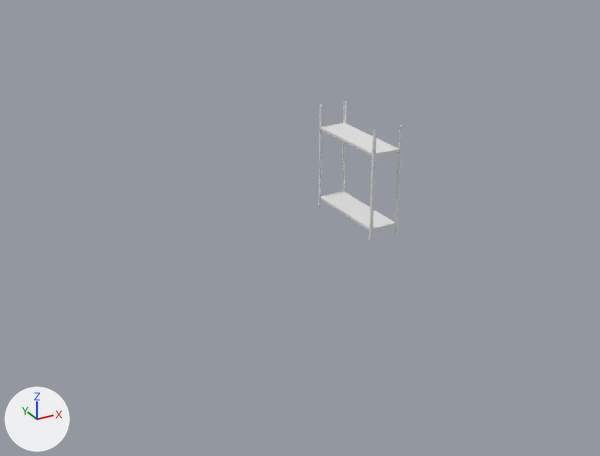
One commit to the Blender file LD42/Assets/_Project/Models/Shelf.blend: the scene before it, then after it.
Camera for both pictures: a 50 mm camera at (-17.3, -26.6, 13.5) aimed at (-3.7, -1.8, 1.1). Lighting does not change. The marker at lower left points along +X, +Y and +Z.

Before the edit, the objects in view are built like this:
```python
me_cube = bpy.data.meshes.new('Cube')
me_cube.from_pydata(...)  # a box spanning x -1.0..1.0, y -1.0..1.0, z -1.0..1.0
me_cube.polygons.foreach_set('use_smooth', [True] * 6)
me_cube_001 = bpy.data.meshes.new('Cube.001')
me_cube_001.from_pydata(...)  # a box spanning x -1.0..1.0, y -1.0..1.0, z -1.0..1.0
me_cube_001.polygons.foreach_set('use_smooth', [True] * 6)
me_cube_002 = bpy.data.meshes.new('Cube.002')
me_cube_002.from_pydata(...)  # 64 vertices, 98 faces; spans x 26.0..31.0, y -101.0..-96.0, z 0.0..0.05
me_cube_002.polygons.foreach_set('use_smooth', [True] * 98)
ob_bottomwoodplank = bpy.data.objects.new('BottomWoodPlank', me_cube)
ob_bottomwoodplank.location = (0.0, 0.0, 0.45)
ob_bottomwoodplank.scale = (0.6, 2.0, 0.05)
_m = ob_bottomwoodplank.modifiers.new('EdgeSplit', 'EDGE_SPLIT')
_m.use_edge_angle = False
ob_metalstructure = bpy.data.objects.new('MetalStructure', me_cube_002)
ob_metalstructure.location = (0.0, 0.0, 0.0)
ob_metalstructure.scale = (0.02, 0.02, 2.0)
_m = ob_metalstructure.modifiers.new('Mirror', 'MIRROR')
_m.use_axis = (True, True, False)
_m = ob_metalstructure.modifiers.new('Array', 'ARRAY')
_m.count = 44
_m.constant_offset_displace = (0.0, 0.0, 0.0)
_m.relative_offset_displace = (0.0, 0.0, 1.0)
_m = ob_metalstructure.modifiers.new('EdgeSplit', 'EDGE_SPLIT')
_m.use_edge_angle = False
ob_topwoodplank = bpy.data.objects.new('TopWoodPlank', me_cube_001)
ob_topwoodplank.location = (0.0, 0.0, 3.5)
ob_topwoodplank.scale = (0.6, 2.0, 0.05)
_m = ob_topwoodplank.modifiers.new('EdgeSplit', 'EDGE_SPLIT')
_m.use_edge_angle = False
```
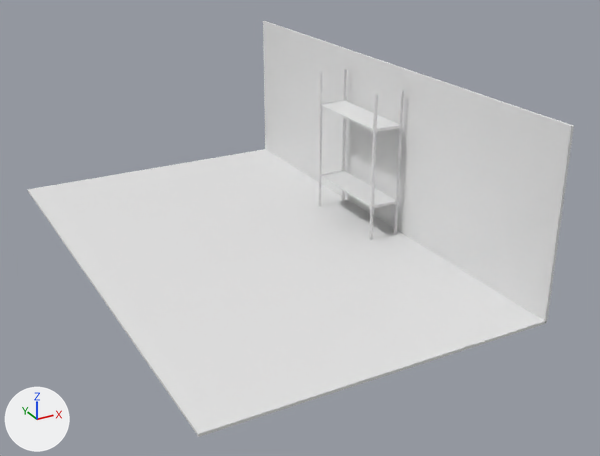
Changed parts and their boxes (x1, y1, x2, y2) in the pictures (600 x 456 px):
```json
{"object": "Ground", "change": "added", "after": [28, 149, 546, 437]}
{"object": "Wall", "change": "added", "after": [263, 21, 574, 323]}
{"object": "BottomWoodPlank", "change": "moved", "before": [320, 191, 396, 231], "after": [320, 171, 396, 208]}
{"object": "TopWoodPlank", "change": "moved", "before": [321, 123, 400, 156], "after": [321, 101, 400, 132]}
{"object": "MetalStructure", "change": "rescaled", "before": [319, 101, 402, 241], "after": [319, 69, 404, 240], "on screen": "22% taller"}
```

Scene script edits in JSON lines:
```json
{"op": "add", "block": "me_cube_006", "code": ["me_cube_006 = bpy.data.meshes.new('Cube.006')", "me_cube_006.from_pydata(...)  # a box spanning x -1.0..1.0, y -1.0..1.0, z -1.0..1.0", "me_cube_006.polygons.foreach_set('use_smooth', [True] * 6)"]}
{"op": "set", "path": "ob_metalstructure.scale", "old": "(0.02, 0.02, 2.0)", "new": "(1.0, 1.0, 1.0)"}
{"op": "set", "path": "ob_bottomwoodplank.location", "old": "(0.0, 0.0, 0.45)", "new": "(0.0, 0.0, 1.39)"}
{"op": "set", "path": "ob_topwoodplank.location", "old": "(0.0, 0.0, 3.5)", "new": "(0.0, 0.0, 4.45)"}
{"op": "add", "block": "ob_wall", "code": ["ob_wall = bpy.data.objects.new('Wall', me_cube_006)", "ob_wall.location = (0.87, 0.0, 3.25)", "ob_wall.rotation_euler = (0.0, 1.571, 0.0)  # degrees (0, 90, 0)", "ob_wall.scale = (3.28, 10.0, 0.05)", "_m = ob_wall.modifiers.new('EdgeSplit', 'EDGE_SPLIT')"]}
{"op": "add", "block": "ob_ground", "code": ["ob_ground = bpy.data.objects.new('Ground', me_cube_006.copy())", "ob_ground.location = (-5.13, 0.0, 0.0)", "ob_ground.scale = (6.0, 10.0, 0.05)", "_m = ob_ground.modifiers.new('EdgeSplit', 'EDGE_SPLIT')"]}
```
